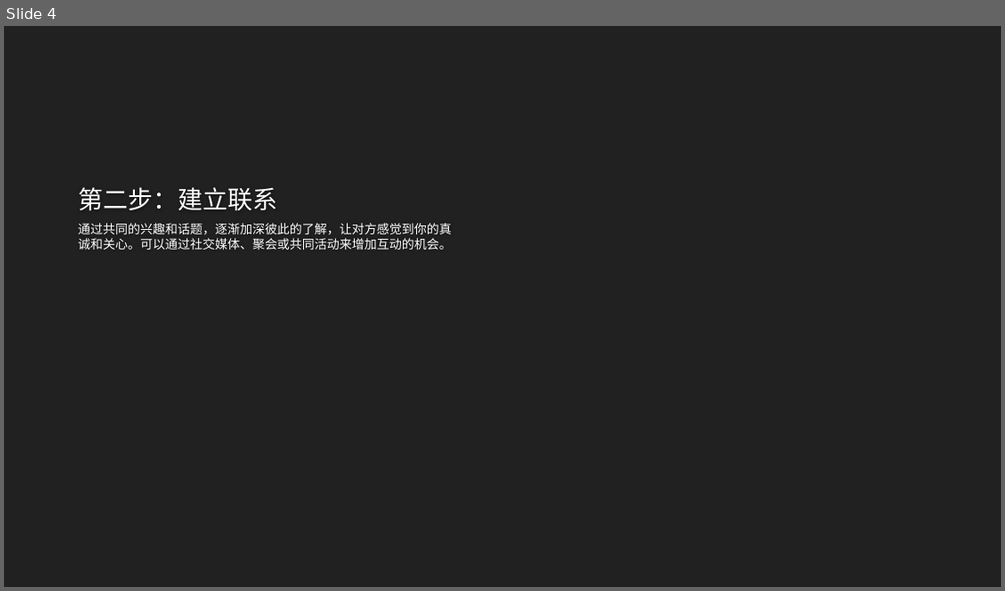
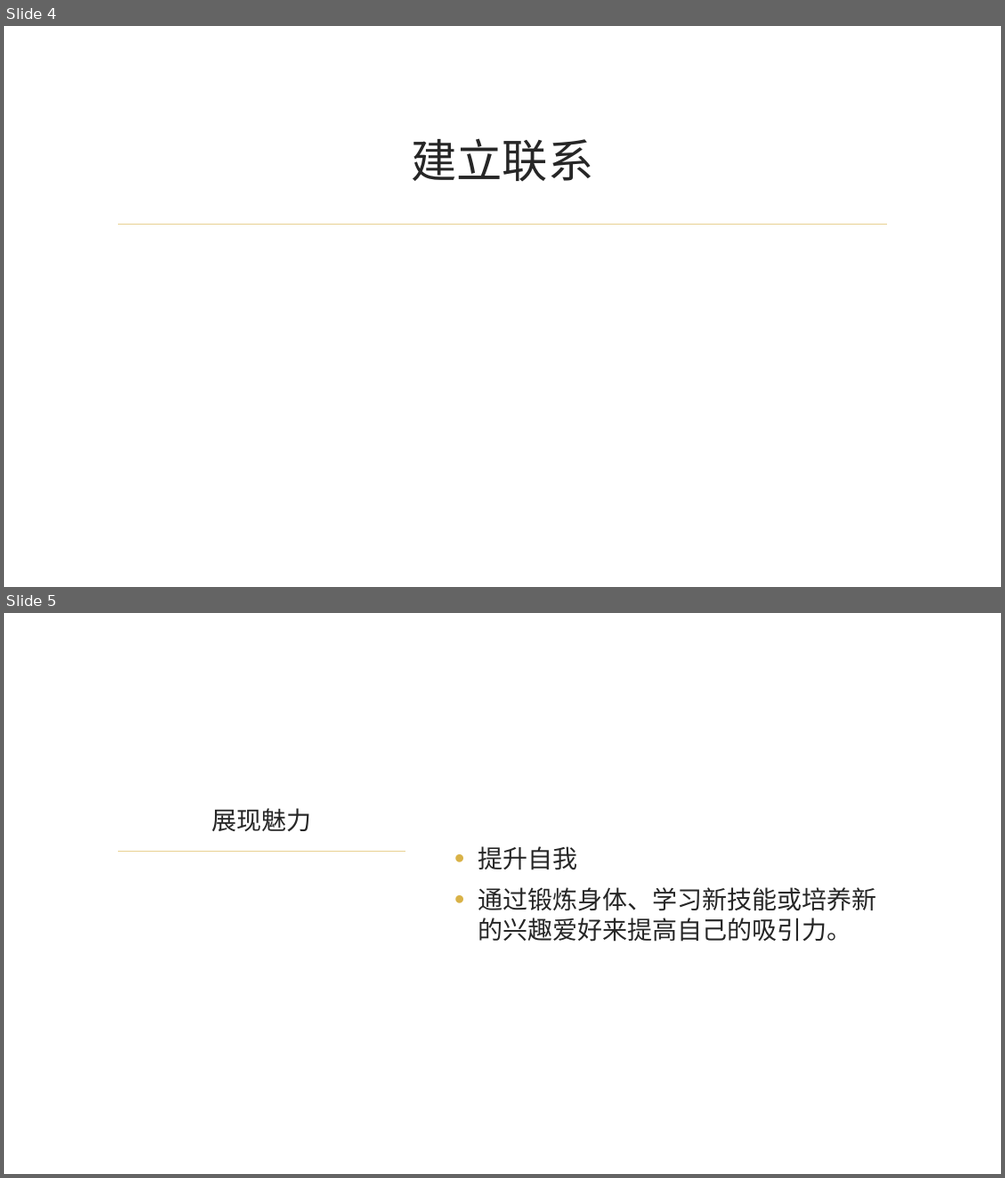
Before and after one commit to Lizhenghe-Chen/AIFileGenerator, a slide deck: Output/666/test.pptx. Shown one above the other, each under a label of ours: slide 4 before the commit, slides 4 and 5 after it. The pictures are 1005x591 and 1005x1178 pixels, drawn with LibreOffice and Linux fonts; fonts in the diff are those of the drawing; background and template pictures are left out. Boxes give left, top, right and bottom in pixels: in the first picture for what was removed or moved away, otherwise in the second. Text is boxed around its words. In the diff, an @@ line names an element or a change of style, - is before the commit and + after.

```diff
--- a/Output/666/test.pptx
+++ b/Output/666/test.pptx
@@ slide 5 added at [4,613,1001,1174], background picture (left out) @@
@@ title added at [212,808,312,831], 24 pt, text #262626 @@
+展现魅力
@@ line added from (119, 852) to (405, 852), #E8D191 1.25 pt @@
@@ text added at [477,846,876,941], 24 pt, text #262626 @@
+• 提升自我
+• 通过锻炼身体、学习新技能或培养新的兴趣爱好来提高自己的吸引力。
@@ slide 4 changed as well @@
@@ background #212121 to picture (left out) @@
@@ title "建立联系" at [411,138,593,182]: vertical alignment bottom to middle @@
@@ title at [411,138,593,182]: text changed; size 24 to 44 pt; font Quicksand to Times New Roman; text colour #FEFEFE to #262626 @@
-第二步：建立联系
+建立联系
@@ text removed at [78,223,452,249] @@
-通过共同的兴趣和话题，逐渐加深彼此的了解，让对方感觉到你的真诚和关心。可以通过社交媒体、聚会或共同活动来增加互动的机会。
@@ line added from (119, 224) to (887, 224), #E8D191 1.25 pt @@
```
Also in this commit, not shown: 1 other slide changed, 3 other slides added, 4 slides removed, 11 other files.
